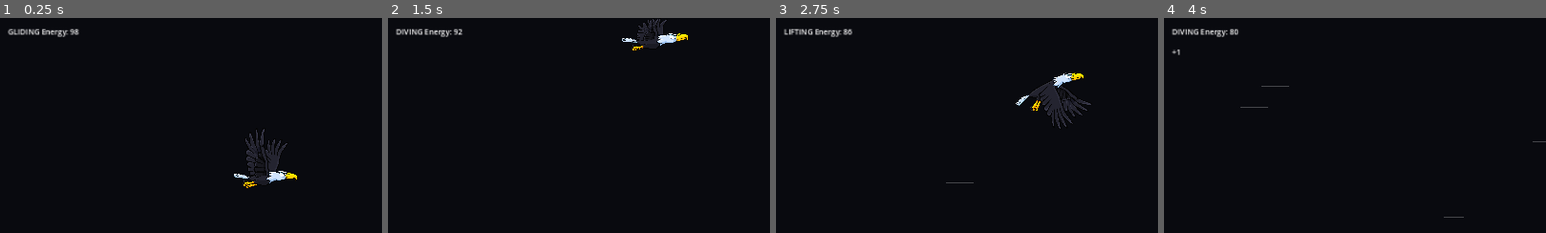
Above: before the commit, frames 1-4 (left to right).
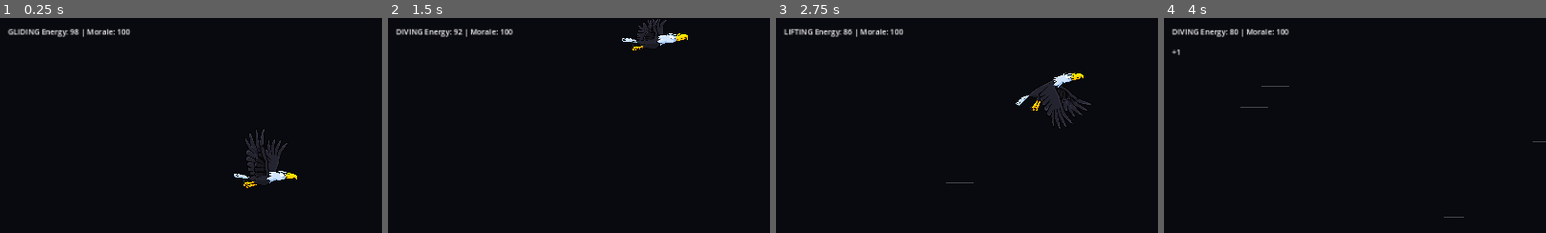
Above: after the commit, the same moments.

Repository: yakostro/eagle_game
Game: Godot game, scene res://Scenes/game.tscn
Same seed, same stepped clock (60 frames per second), same inputs: the game is played once before the commit and once after it.
Inputs:
- Up to frame 1 (0.25 s): no input
- Up to frame 2 (1.5 s): hold Up (move_up) 0.53-1.28 s; tap F (drop_fish) at 0.6 s; hold Down (move_down) from 1.28 s (still down); tap E (eat_fish) at 1.35 s
- Up to frame 3 (2.75 s): release Down (move_down) at 2.03 s; hold Up (move_up) from 2.03 s (still down); tap H (screech) at 2.1 s
- Up to frame 4 (4 s): tap F (drop_fish) at 2.85 s; release Up (move_up) at 3.53 s; hold Down (move_down) from 3.53 s (still down); tap E (eat_fish) at 3.6 s
The pictures show only the part of the screen within x 0-50%, y 0-50%; the shares and areas given below are measured in that part.

The runs differ from the first frame. In frame 1, 0.3% of the frame differs, in the area x 21-35%, y 4-9%; in frame 2, 0.3%, in the area x 20-33%, y 4-9%; in frame 3, 0.3%; in frame 4, 0.3%.

Commit message:
Added morale to energy dependency and death condition

Diff:
--- a/scripts/eagle.gd
+++ b/scripts/eagle.gd
@@ -32,18 +32,28 @@
 @export var energy_per_fish: float = 25.0  # Energy gained from eating fish
 @export var energy_loss_per_second: float = 5.0  # Base energy loss over time
 
+# Morale system variables
+@export var max_morale: float = 100.0
+@export var morale_loss_per_nest: float = 15.0  # Morale lost when nest goes off screen
+@export var morale_gain_per_fed_nest: float = 20.0  # Morale gained when nest is fed
+@export var min_energy_loss_multiplier: float = 1.0  # Energy loss multiplier at max morale
+@export var max_energy_loss_multiplier: float = 3.0  # Energy loss multiplier at 0 morale
+
 # Components
 var movement_state: MovementState = MovementState.GLIDING
 var animation_controller: EagleAnimationController
 
 # Energy and fish tracking
 var current_energy: float = 100.0
+var current_morale: float = 100.0  # Start with max morale
 var carried_fish: Fish = null  # Reference to the carried fish object
 
 # Signals
 signal movement_state_changed(old_state: MovementState, new_state: MovementState)
 signal screech_requested()
 signal fish_caught_changed(has_fish: bool)  # Signal when fish carrying state changes
+signal morale_changed(new_morale: float)  # Signal when morale changes
+signal eagle_died()  # Signal when eagle dies from energy depletion
 
 func _ready():
 	print("Eagle ready! Node name: ", name)
@@ -115,6 +125,42 @@
 	"""Returns true if eagle is carrying a fish"""
 	return carried_fish != null
 
+# Morale management methods
+func lose_morale(amount: float):
+	"""Called when the eagle loses morale (e.g., nest goes off screen)"""
+	var old_morale = current_morale
+	current_morale = max(current_morale - amount, 0.0)  # Can't go below 0
+	if old_morale != current_morale:
+		print("Eagle lost morale: ", amount, " (Current: ", current_morale, ")")
+		morale_changed.emit(current_morale)
+
+func gain_morale(amount: float):
+	"""Called when the eagle gains morale (e.g., feeds a nest)"""
+	var old_morale = current_morale
+	current_morale = min(current_morale + amount, max_morale)
+	if old_morale != current_morale:
+		print("Eagle gained morale: ", amount, " (Current: ", current_morale, ")")
+		morale_changed.emit(current_morale)
+
+func get_current_morale() -> float:
+	"""Returns current morale value"""
+	return current_morale
+
+func get_morale_percentage() -> float:
+	"""Returns morale as a percentage (0.0 to 1.0)"""
+	return current_morale / max_morale
+
+# Nest interaction methods
+func on_nest_fed():
+	"""Called when a nest is successfully fed with a fish"""
+	gain_morale(morale_gain_per_fed_nest)
+	print("Nest fed! Eagle gained morale.")
+
+func on_nest_missed():
+	"""Called when a nest goes off screen without being fed"""
+	lose_morale(morale_loss_per_nest)
+	print("Nest missed! Eagle lost morale.")
+
 func handle_fish_actions():
 	"""Handle input for eating or dropping fish"""
 	if carried_fish != null:
@@ -125,11 +171,24 @@
 
 func update_energy(delta):
 	"""Update eagle's energy over time"""
-	# Lose energy over time (faster if low morale in future)
-	current_energy -= energy_loss_per_second * delta
+	# Calculate energy loss multiplier based on morale (lower morale = faster energy loss)
+	var morale_percentage = get_morale_percentage()
+	var energy_loss_multiplier = lerp(max_energy_loss_multiplier, min_energy_loss_multiplier, morale_percentage)
+
+	# Lose energy over time (faster if low morale)
+	var actual_energy_loss = energy_loss_per_second * energy_loss_multiplier * delta
+	current_energy -= actual_energy_loss
 	current_energy = max(current_energy, 0.0)
 
-	# TODO: Add death condition when energy reaches 0
+	# Check for death condition
+	if current_energy <= 0.0:
+		die()
+
+func die():
+	"""Called when the eagle dies from energy depletion"""
+	print("Eagle died! Energy depleted.")
+	eagle_died.emit()
+	# TODO: Handle death state - disable controls, play death animation, etc.
 
 func handle_special_inputs():
 	# Handle screech input (H button)
@@ -208,8 +267,10 @@
 func update_UI():
 	state_label.text = str(MovementState.keys()[movement_state])
 
-	# Add fish carrying status and energy to UI
+	# Add fish carrying status
 	if has_fish():
 		state_label.text += " [FISH]"
 
+	# Add energy and morale to UI
 	state_label.text += " Energy: " + str(int(current_energy))
+	state_label.text += " | Morale: " + str(int(current_morale))
Binary file changed: sprites/mountain.png
